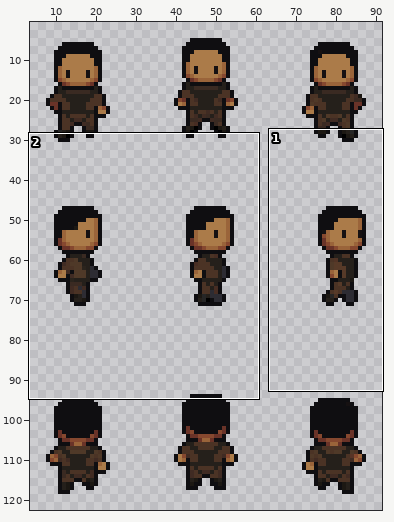
Sprite sheet -- Assets/Sprites/NPC/Player-BeforeMagic.png. Above, an overview of the earlier version with the close-up marked.
Close-up. Before the edit:
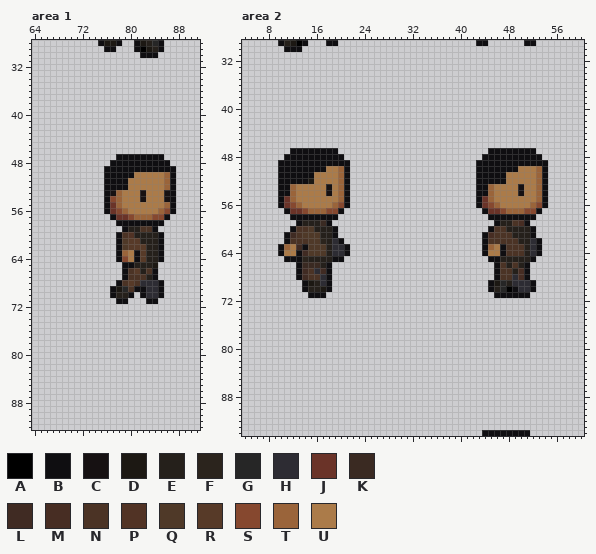
The file is 96x128 pixels. Colours within 5 levels of each other are drawn and written as one. Shown: area 1: x 64..91, y 28..92; area 2: x 4..60, y 29..94. The wide view leaves out empty margins.
Palette (. is transparent): A #000000  B #0f0e11  C #161112  D #1c1813  E #25201b  F #2b241d  G #262626  H #2d2c33  J #6a3328  K #3a2a22  L #402b23  M #472d23  N #4b3325  P #513325  Q #4f3928  R #573a28  S #86482f  T #9a643a  U #ab7b49
Pixels before, area 1, first column x 75:
28 BDDB..BDEGB..
29 .BB...BADEB..
30 .......BBB...
31 .............
32 .............
33 .............
34 .............
35 .............
36 .............
37 .............
38 .............
39 .............
40 .............
41 .............
42 .............
43 .............
44 .............
45 .............
46 .............
47 ...BBBBBBBB..
48 ..BBBBBBBBBB.
49 .BBBBBBBBBBBB
50 .BBBBBUUUUUTB
51 .BBBBUUUUUUTB
52 .BBBBUUUUUUTB
53 .BCTUUUCUUUCB
54 .BSTUUUCUUUCB
55 .BJTUUUUUUUTB
56 .BJSTUUUUUTSB
57 ..BJJSTTTSSB.
58 ...BBBBBBBB..
59 ....BEENNB...
60 ...BNPEEEEB..
61 ...BQRREEEB..
62 ...BQRRREEB..
63 ...BTUBREEB..
64 ...BSUBREEB..
65 ....BBEEED...
66 ....BNRENB...
67 ....BNNNEB...
68 ...BNRNHHHB..
69 ..BDGNBBHHB..
70 ..BEEB.BHHB..
71 ...BB...BB...
Pixels before, area 2 (only the part around the change), first column x 4:
29 ......BEDAB...BB.......................BB......BB........
30 .......BBB...............................................
31 .........................................................
32 .........................................................
33 .........................................................
34 .........................................................
35 .........................................................
36 .........................................................
37 .........................................................
38 .........................................................
39 .........................................................
40 .........................................................
41 .........................................................
42 .........................................................
43 .........................................................
44 .........................................................
45 .........................................................
46 .........................................................
47 ........BBBBBBBB.........................BBBBBBBB........
48 .......BBBBBBBBBB.......................BBBBBBBBBB.......
49 ......BBBBBBBBBBBB.....................BBBBBBBBBBBB......
50 ......BBBBBBBBUUTB.....................BBBBBBBUUUTB......
51 ......BBBBBBUUUUTB.....................BBBBBUUUUUTB......
52 ......BBBBBDUUUUTB.....................BBBBBUUUUUTB......
53 ......BBTUUUUUCUTB.....................BBTUUUUCUUTB......
54 ......BBTUUUUUCUTB.....................BBTUUUUCUUTB......
55 ......BJTUUUUUUUTB.....................BJTUUUUUUUTB......
56 ......BJSTUUUUUTSB.....................BJSTUUUUUTSB......
57 .......BJJSTTTSSB.......................BJJSTTTSSB.......
58 ........BBBBBBBB.........................BBBBBBBB........
59 .........BEEEKB...........................BEENMB.........
60 ........BNNQEEEB.........................BNNEEEEB........
61 .......BLNQQQEEB........................BMNNNEEEB........
62 .......BNNNQQFEHB.......................BNNNNNEEHB.......
63 ......BTULBQQQEHHB......................BTUBNNNEHB.......
64 ......BUUBLQQQEHHB......................BUUBNNNEHB.......
65 .......BBBFEEEEBB........................BBEEEEEB........
66 .........BKKKEB...........................BNENEB.........
67 .........BLNHLB...........................BNNEMB.........
68 .........BLNNHB...........................BNNHMB.........
69 ..........BDEHB..........................BDGEHHHB........
70 ..........BEEDB..........................BEGABHHB........
71 ...........BBB............................BBBBBB.........
72 .........................................................
73 .........................................................
74 .........................................................
75 .........................................................
76 .........................................................
77 .........................................................
78 .........................................................
79 .........................................................
80 .........................................................
81 .........................................................
82 .........................................................
83 .........................................................
84 .........................................................
85 .........................................................
86 .........................................................
87 .........................................................
88 .........................................................
89 .........................................................
90 .........................................................
91 .........................................................
92 .........................................................
93 .........................................................
94 ........................................BBBBBBBB.........
Once edited:
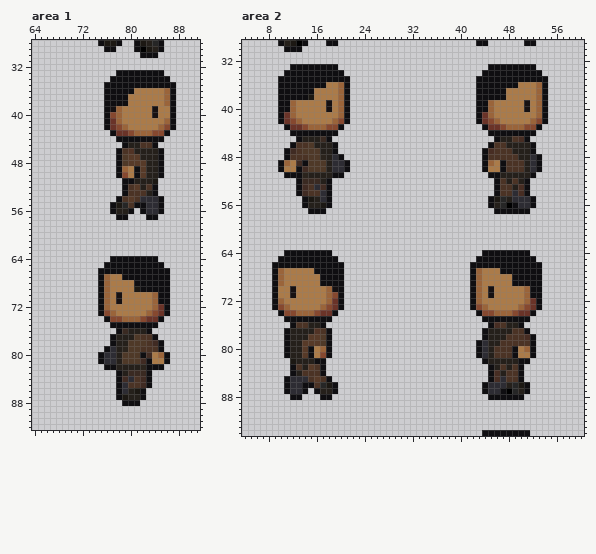
The exact change:
Changed rows in their new state; - is an unchanged pixel.
Area 1:
first column x 75:
33 ---BBBBBBBB--
34 --BBBBBBBBBB-
35 -BBBBBBBBBBBB
36 -BBBBBUUUUUTB
37 -BBBBUUUUUUTB
38 -BBBBUUUUUUTB
39 -BCTUUUUUCUUB
40 -BSTUUUUUCUUB
41 -BJTUUUUUUUTB
42 -BJSTUUUUUTSB
43 --BJJSTTTSSB-
44 ---BBBBBBBB--
45 ----BEENNB---
46 ---BNPEEEEB--
47 ----QRREEE---
48 --.-QRRREE-.-
49 -..-TU-REE-..
50 -..-SUBREEB..
51 -...-BEEED...
52 -...-NRENB...
53 -...BNNNEB...
54 -..BNRNHHHB..
55 -.BDGNBBHHB..
56 -.BEEB.BHHB..
57 --.BB...BB..-
58 ---........--
59 ----......---
60 ---........--
61 ---........--
62 ---........--
63 ---........--
64 --B-BB-BBB.--
65 -BBB--BBBBB--
66 BBBB-BBBB-BB-
67 BTUU-BBBB-BB-
68 BTUUUUBBBB-B-
69 BTUUUUD-BB-B-
70 BTUCUUUUUT-B-
71 BTUCUUUUUTBB-
72 BTUUUUUUUTJB-
73 BSTUUUUUTSJB-
74 -BSSTTTSJJB--
75 --BBBBBBBB---
76 ---BKEEEB----
77 --BEEEQNNB---
78 --BEEQQQNLB--
79 -BHEFQQNNNB--
80 BHHEQQQBLUTB-
81 BHHEQQQLBUUB-
82 -BBEEEEFBBB--
83 ---BEKKKB----
84 ---BLHNLB----
85 ---BHNNLB----
86 ---BHEDB-----
87 ---BDEEB-----
88 ----BBB------
Area 2:
first column x 9:
33 ---BBBBBBBB-------------------------BBBBBBBB--
34 --BBBBBBBBBB-----------------------BBBBBBBBBB-
35 -BBBBBBBBBBBB---------------------BBBBBBBBBBBB
36 -BBBBBBBBUUTB---------------------BBBBBBBUUUTB
37 -BBBBBBUUUUTB---------------------BBBBBUUUUUTB
38 -BBBBBDUUUUTB---------------------BBBBBUUUUUTB
39 -BBTUUUUUCUTB---------------------BBTUUUUUCUTB
40 -BBTUUUUUCUTB---------------------BBTUUUUUCUTB
41 -BJTUUUUUUUTB---------------------BJTUUUUUUUTB
42 -BJSTUUUUUTSB---------------------BJSTUUUUUTSB
43 --BJJSTTTSSB-----------------------BJJSTTTSSB-
44 ---BBBBBBBB-------------------------BBBBBBBB--
45 ----BEEEKB---------------------------BEENMB---
46 ---BNNQEEEB-------------------------BNNEEEEB--
47 --BLNQQQEE-------------------------BMNNNEEE---
48 ---NNNQQFEH-------------------------NNNNNEEH--
49 --TUL-QQQEHH----------------------.-TU-NNNEH-.
50 --UU-LQQQEHH----------------------.-UU-NNNEHB.
51 -.---FEEEEBB.---------------------..--EEEEEB..
52 -...-KKKEB...---------------------...-NENEB...
53 -...BLNHLB...---------------------...BNNEMB...
54 -...BLNNHB...---------------------...BNNHMB...
55 -....BDEHB...---------------------..BDGEHHHB..
56 -....BEEDB...---------------------..BEGABHHB..
57 --....BBB...-----------------------..BBBBBB..-
58 ---........-------------------------........--
59 ----......---------------------------......---
60 ---........-------------------------........--
61 --.........------------------------.........--
62 --..........-----------------------..........-
63 -............----------------------..........-
64 -.BB-BBBBB...-----------------------BB-BBBB..-
65 -B---BBBBB-.----------------------BB--BBBBB---
66 BBBB-BBBB-BB---------------------BBBB-BBBB-BB-
67 BTUUUUUBB-BB---------------------BTUUUBBBB-BB-
68 BTUUUUUUB-BB---------------------BTUUUUUBB-BB-
69 BTUUUUUUB-BB---------------------BTUUUUUBBB-B-
70 BUUCUUUUUTCB---------------------BTUCUUUUUT-B-
71 BUUCUUUUUTSB---------------------BTUCUUUUUTBB-
72 BTUUUUUUUTJB---------------------BTUUUUUUUTJB-
73 BSTUUUUUTSJB---------------------BSTUUUUUTSJB-
74 -BSSTTTSJJB-----------------------BSSTTTSJJB--
75 --BBBBBBBB-------------------------BBBBBBBB---
76 ---BNNEEB---------------------------BMNEEB----
77 --BEEEEPNB-------------------------BEEEENNB---
78 --BEEERRQB-------------------------BEEENNNMB--
79 --BEERRRQB------------------------BHEENNNNNB--
80 --BEERBUTB------------------------BHENNNBUTB--
81 --BEERBUSB------------------------BHENNNBUUB--
82 ---DEEEBB--------------------------BEEEEEBB---
83 ---BNERNB---------------------------BENENB----
84 ---BENNNB---------------------------BMENNB----
85 --BHHHNRNB--------------------------BMHNNB----
86 --BHHBBNGDB------------------------BHHHEGDB---
87 --BHHB-BEEB------------------------BHHBAGEB---
88 ---BB---BB--------------------------BBBBBB----
